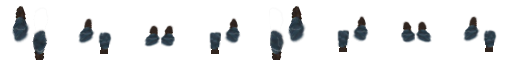
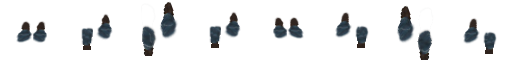
The second (512, 64) image is a revision of the first. Changes to its layers:
renamed "forward" to "Layer 4", moved it above "Layer 3", painted on it over [11, 5, 497, 60]
painted on "Layer 3" over [16, 1, 432, 56]
removed layer "Layer 2" from group "leg" over [144, 24, 175, 48]
